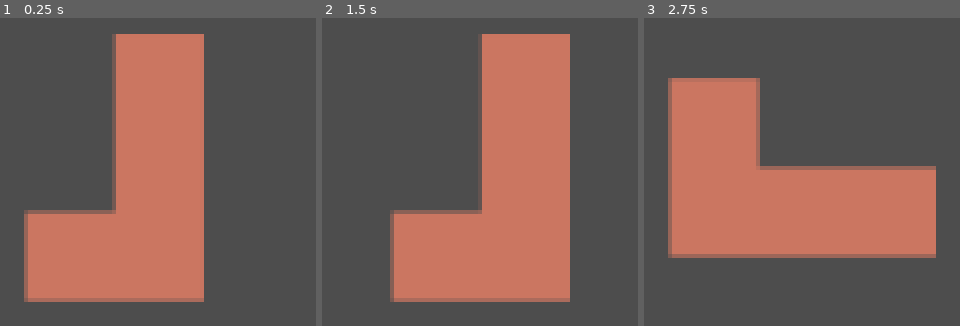
Above: before the commit, frames 1-3 (left to right).
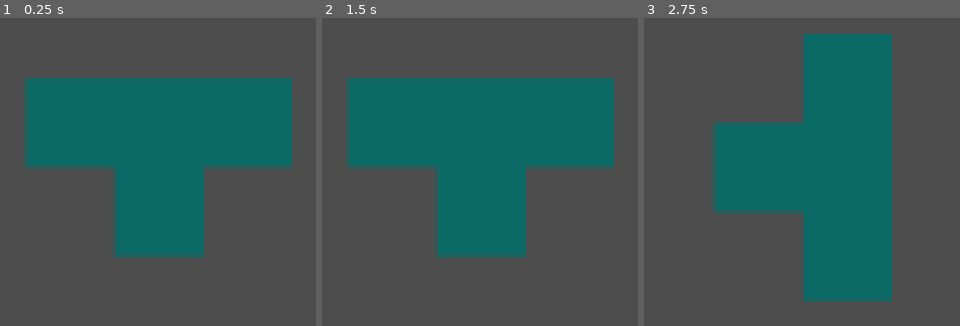
Above: after the commit, the same moments.

Repository: seedot11/DanTetris
Game: Godot game, scene res://scenes/board.tscn
Same seed, same stepped clock (60 frames per second), same inputs: the game is played once before the commit and once after it.
Inputs:
- Up to frame 1 (0.25 s): no input
- Up to frame 2 (1.5 s): tap Enter at 0.5 s; tap Ctrl (rotate) at 0.6 s; tap Space at 1.25 s; tap Shift (rotate_anticlockwise) at 1.35 s
- Up to frame 3 (2.75 s): tap Enter at 2 s; tap Ctrl (rotate) at 2.1 s

The runs differ from the first frame. In frame 1, 50% of the frame differs, in the area x 7-93%, y 5-93%; in frame 2, 52%; in frame 3, 52%.

Commit message:
Given resources a name each and made them all local to a scene

Diff:
--- a/src/resources/tetronimo_properties/shape_I.tres
+++ b/src/resources/tetronimo_properties/shape_I.tres
@@ -4,6 +4,7 @@
 
 [resource]
 resource_local_to_scene = true
+resource_name = "ShapeI"
 script = ExtResource("1_1yexp")
 shape_mask = "1
 1
--- a/src/resources/tetronimo_properties/shape_L.tres
+++ b/src/resources/tetronimo_properties/shape_L.tres
@@ -4,6 +4,7 @@
 
 [resource]
 resource_local_to_scene = true
+resource_name = "ShapeL"
 script = ExtResource("1_fkq78")
 shape_mask = "0, 1, 0
 0, 1, 0
--- a/src/resources/tetronimo_properties/shape_T.tres
+++ b/src/resources/tetronimo_properties/shape_T.tres
@@ -3,9 +3,10 @@
 [ext_resource type="Script" uid="uid://cmjh4svbwe1fv" path="res://scripts/resource_templates/tetronimo_properties.gd" id="1_dxext"]
 
 [resource]
+resource_local_to_scene = true
+resource_name = "ShapeT"
 script = ExtResource("1_dxext")
-shape_mask = "0, 0, 0
-1, 1, 1
-0, 1, 0"
+shape_mask = "1, 1, 1
+0, 1"
 color = Color(0.0434629, 0.416491, 0.403198, 1)
 metadata/_custom_type_script = "uid://cmjh4svbwe1fv"
--- a/src/resources/tetronimo_properties/shape_T_rot.tres
+++ b/src/resources/tetronimo_properties/shape_T_rot.tres
@@ -3,6 +3,8 @@
 [ext_resource type="Script" uid="uid://cmjh4svbwe1fv" path="res://scripts/resource_templates/tetronimo_properties.gd" id="1_yneca"]
 
 [resource]
+resource_local_to_scene = true
+resource_name = "StapeTRotated"
 script = ExtResource("1_yneca")
 shape_mask = "1
 1, 1
--- a/src/scenes/board.tscn
+++ b/src/scenes/board.tscn
@@ -1,19 +1,8 @@
-[gd_scene load_steps=4 format=3 uid="uid://bjqek0i4vqw48"]
+[gd_scene load_steps=2 format=3 uid="uid://bjqek0i4vqw48"]
 
 [ext_resource type="PackedScene" uid="uid://dbo6t3gxoxhuw" path="res://scenes/tetronimo.tscn" id="1_bw3vb"]
-[ext_resource type="Script" uid="uid://cmjh4svbwe1fv" path="res://scripts/resource_templates/tetronimo_properties.gd" id="2_tx6nw"]
-
-[sub_resource type="Resource" id="Resource_nglv8"]
-resource_local_to_scene = true
-script = ExtResource("2_tx6nw")
-shape_mask = "0, 1, 0
-0, 1, 0
-1, 1, 0"
-color = Color(0.797886, 0.465597, 0.380948, 1)
-metadata/_custom_type_script = "uid://cmjh4svbwe1fv"
 
 [node name="Board" type="Node2D"]
 
 [node name="Tetronimo" parent="." instance=ExtResource("1_bw3vb")]
 position = Vector2(89, 54)
-properties = SubResource("Resource_nglv8")
--- a/src/scenes/tetronimo.tscn
+++ b/src/scenes/tetronimo.tscn
@@ -1,7 +1,7 @@
 [gd_scene load_steps=3 format=3 uid="uid://dbo6t3gxoxhuw"]
 
 [ext_resource type="Script" uid="uid://7crinnsv7kyw" path="res://scripts/tetronimo.gd" id="1_n87mj"]
-[ext_resource type="Resource" uid="uid://bric3alcd3l0n" path="res://resources/tetronimo_properties/shape_I.tres" id="2_f64p4"]
+[ext_resource type="Resource" uid="uid://b80lg50ump6ua" path="res://resources/tetronimo_properties/shape_T.tres" id="2_f64p4"]
 
 [node name="Tetronimo" type="Node2D"]
 script = ExtResource("1_n87mj")
